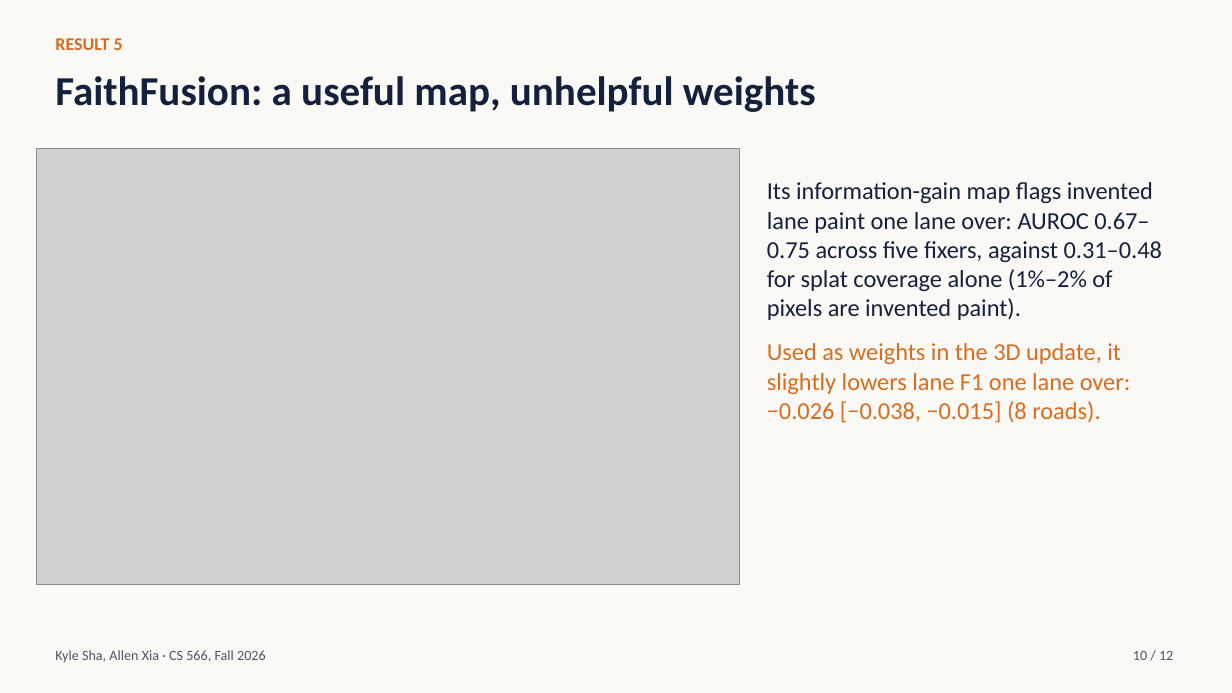
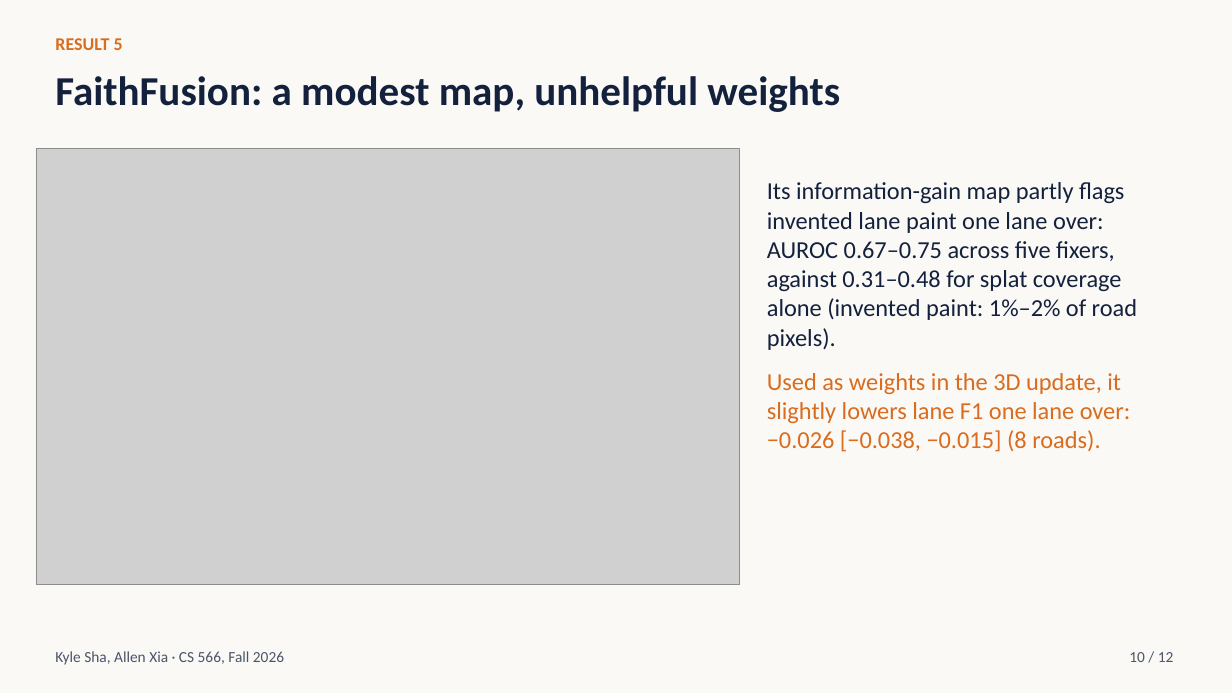
Before and after one commit to ksha23/cs566-drive-sim-trust, a slide deck: slide 10 of presentation/cs566_drive_sim_talk.pptx. Drawn at 1232x693 pixels with LibreOffice and Linux fonts; fonts in the diff are those of the drawing; grey boxes stand for pictures. Boxes give left, top, right and bottom in pixels: in the first picture for what was removed or moved away, otherwise in the second. Text is boxed around its words. In the diff, an @@ line names an element or a change of style, - is before the commit and + after.

```diff
--- a/presentation/cs566_drive_sim_talk.pptx
+++ b/presentation/cs566_drive_sim_talk.pptx
@@ text at (55,76,840,112): text changed @@
-FaithFusion: a useful map, unhelpful weights
+FaithFusion: a modest map, unhelpful weights
@@ text at (767,182,1137,350): text changed @@
-Its information-gain map flags invented lane paint one lane over: AUROC 0.67–0.75 across five fixers, against 0.31–0.48 for splat coverage alone (1%–2% of pixels are invented paint).
+Its information-gain map partly flags invented lane paint one lane over: AUROC 0.67–0.75 across five fixers, against 0.31–0.48 for splat coverage alone (invented paint: 1%–2% of road pixels).
@@ text "Kyle Sha, Allen Xia · ..." at (55,651,284,665): size 11 to 12 pt @@
@@ text "10 / 12" at (1129,652,1174,662): size 11 to 12 pt @@
```
Also in this commit, not shown: 11 other slides changed, 5 other files.
